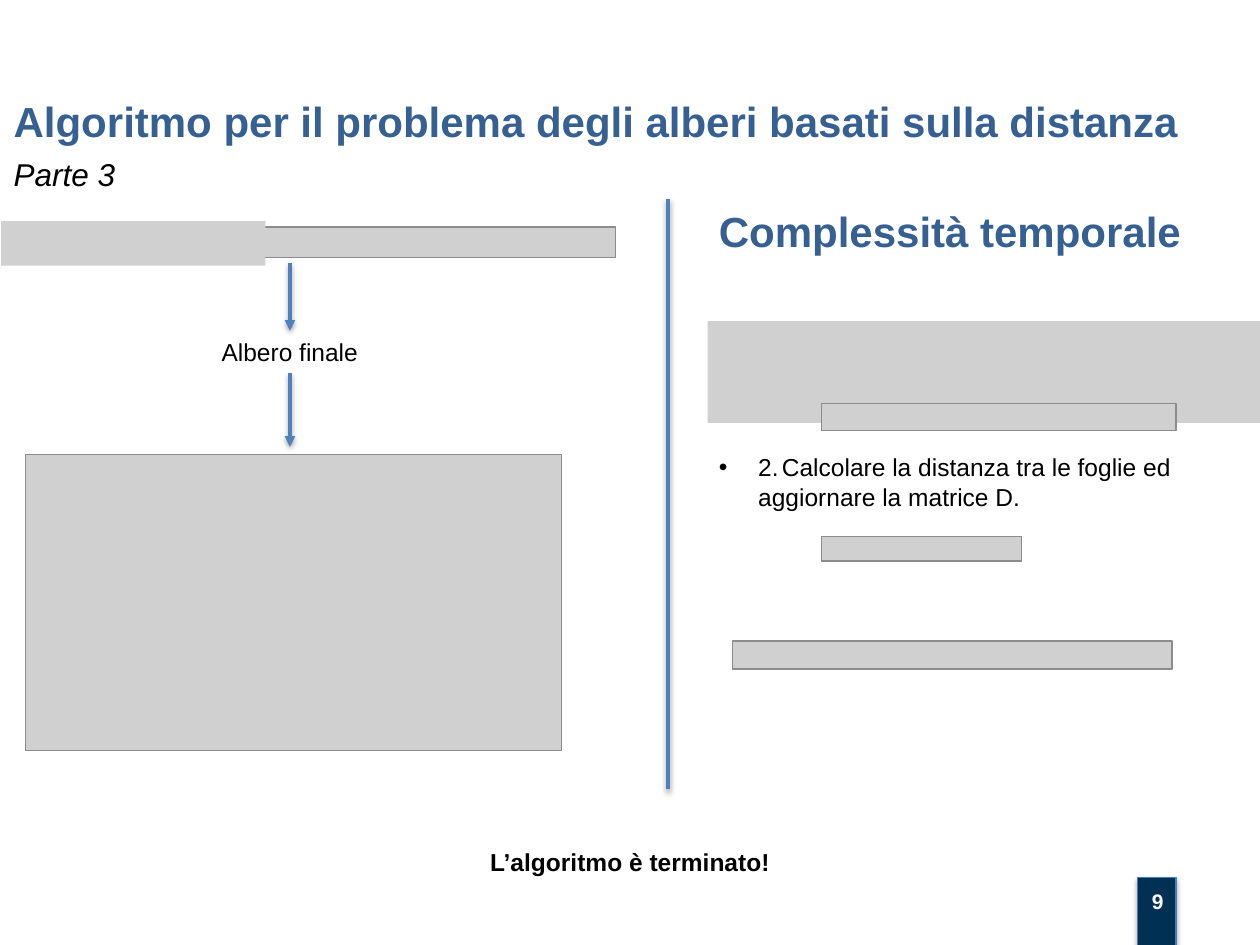
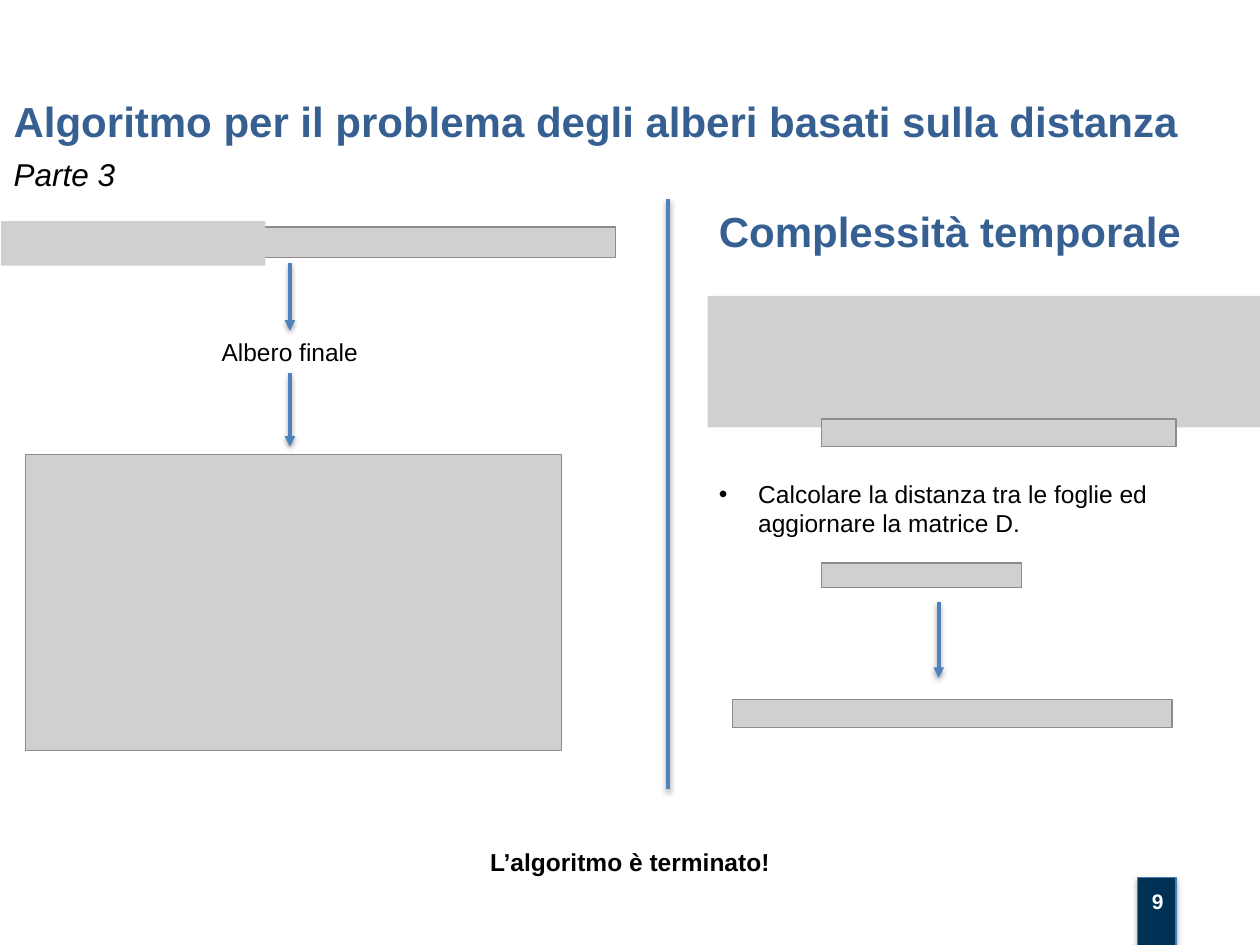
Before and after one commit to mtortoli/Thesis, a slide deck: slide 9 of Discussione Laurea/Slides v.1.0.pptx. Drawn at 1260x945 pixels with LibreOffice and Linux fonts; fonts in the diff are those of the drawing; grey boxes stand for pictures; background and template pictures are left out. Boxes give left, top, right and bottom in pixels: in the first picture for what was removed or moved away, otherwise in the second. Text is boxed around its words. In the diff, an @@ line names an element or a change of style, - is before the commit and + after.

```diff
--- a/Discussione Laurea/Slides v.1.0.pptx
+++ b/Discussione Laurea/Slides v.1.0.pptx
@@ picture resized from (x1=708, y1=321, x2=1260, y2=423) to (x1=708, y1=296, x2=1260, y2=427) @@
@@ picture moved from (x1=822, y1=403, x2=1176, y2=431) to (x1=822, y1=418, x2=1176, y2=446) @@
@@ text at (x1=758, y1=485, x2=1147, y2=537): text changed @@
-• 2. Calcolare la distanza tra le foglie ed aggiornare la matrice D.
+• Calcolare la distanza tra le foglie ed aggiornare la matrice D.
@@ picture moved from (x1=822, y1=537, x2=1022, y2=562) to (x1=822, y1=563, x2=1022, y2=588) @@
@@ arrow added from (939, 602) to (939, 678), #4F81BD 2 pt @@
@@ picture moved from (x1=732, y1=641, x2=1172, y2=669) to (x1=732, y1=699, x2=1172, y2=727) @@
```
Also in this commit, not shown: 13 other slides changed, 1 other file.
